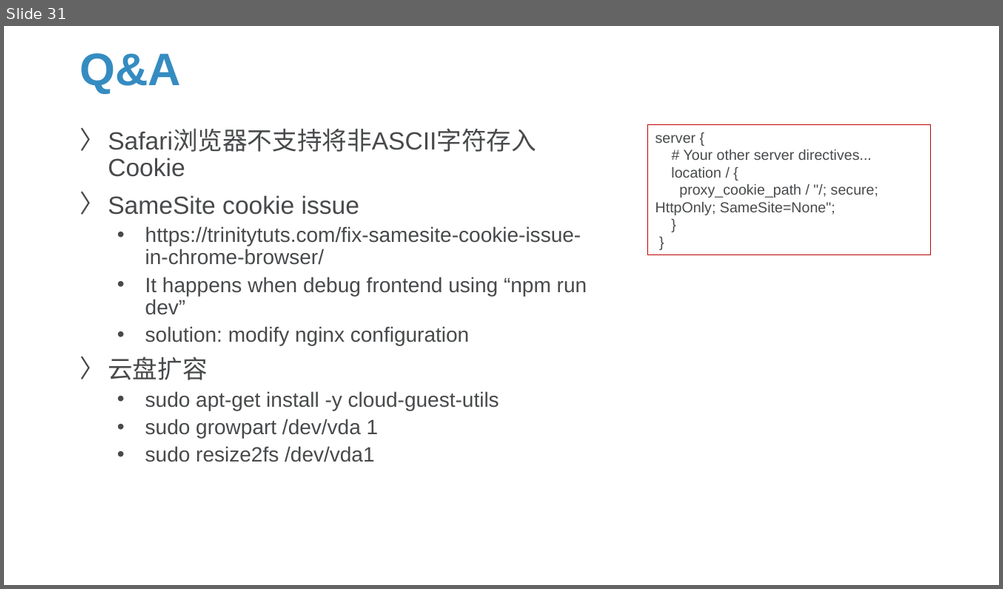
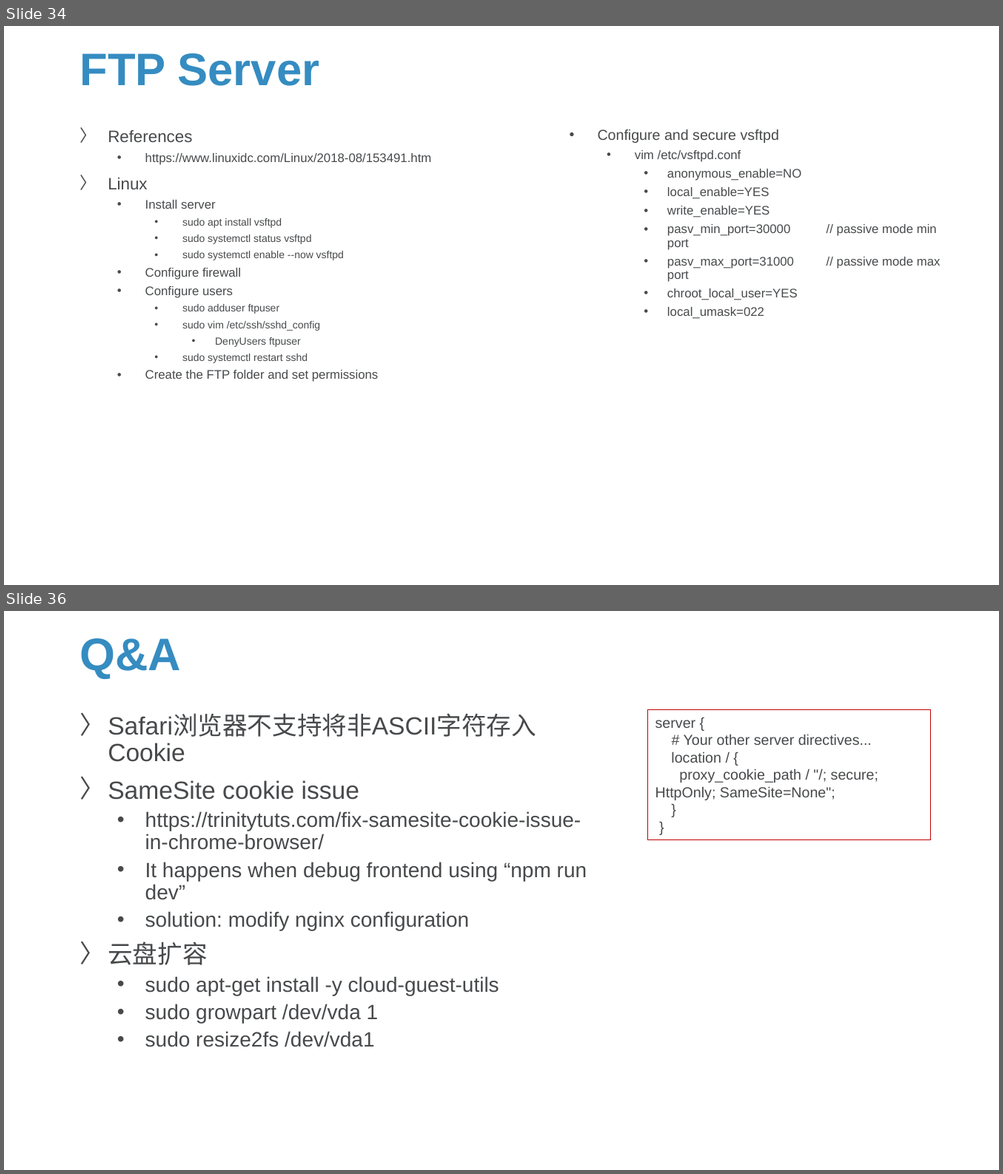
Before and after one commit to Sparks-Lu/TechNotes, a slide deck: Web/Server-Notes.pptx. Shown one above the other, each under a label of ours: slide 31 before the commit, slides 34 and 36 after it; the slides between them are not shown. The pictures are 1003x589 and 1003x1174 pixels, drawn with LibreOffice and Linux fonts; fonts in the diff are those of the drawing; background and template pictures are left out. Boxes give left, top, right and bottom in pixels: in the first picture for what was removed or moved away, otherwise in the second. Text is boxed around its words. In the diff, an @@ line names an element or a change of style, - is before the commit and + after.

```diff
--- a/Web/Server-Notes.pptx
+++ b/Web/Server-Notes.pptx
@@ slide 34 added at bbox=[4, 26, 999, 585], background picture (left out) @@
@@ title added at bbox=[79, 53, 320, 86], 44 pt, text #358CC1, bold @@
+FTP Server
@@ text added at bbox=[108, 130, 432, 382], 10 pt, text #47494B @@
+〉 References
+  • https://www.linuxidc.com/Linux/2018-08/153491.htm
+〉 Linux
+  • Install server
+    • sudo apt install vsftpd
+    • sudo systemctl status vsftpd
+    • sudo systemctl enable --now vsftpd
+  • Configure firewall
+  • Configure users
+    • sudo adduser ftpuser
+    • sudo vim /etc/ssh/sshd_config
+      • DenyUsers ftpuser
+    • sudo systemctl restart sshd
+  • Create the FTP folder and set permissions
@@ text added at bbox=[597, 129, 801, 319], 12 pt, text #47494B @@
+  • Configure and secure vsftpd
+    • vim /etc/vsftpd.conf
+      • anonymous_enable=NO
+      • local_enable=YES
+      • write_enable=YES
+      • pasv_min_port=30000 // passive mode min port
+      • pasv_max_port=31000 // passive mode max port
+      • chroot_local_user=YES
+      • local_umask=022
@@ what was slide 31 is now slide 36 @@
```
Also in this commit, not shown: 2 slides changed, 8 other slides added, 14 other files.
